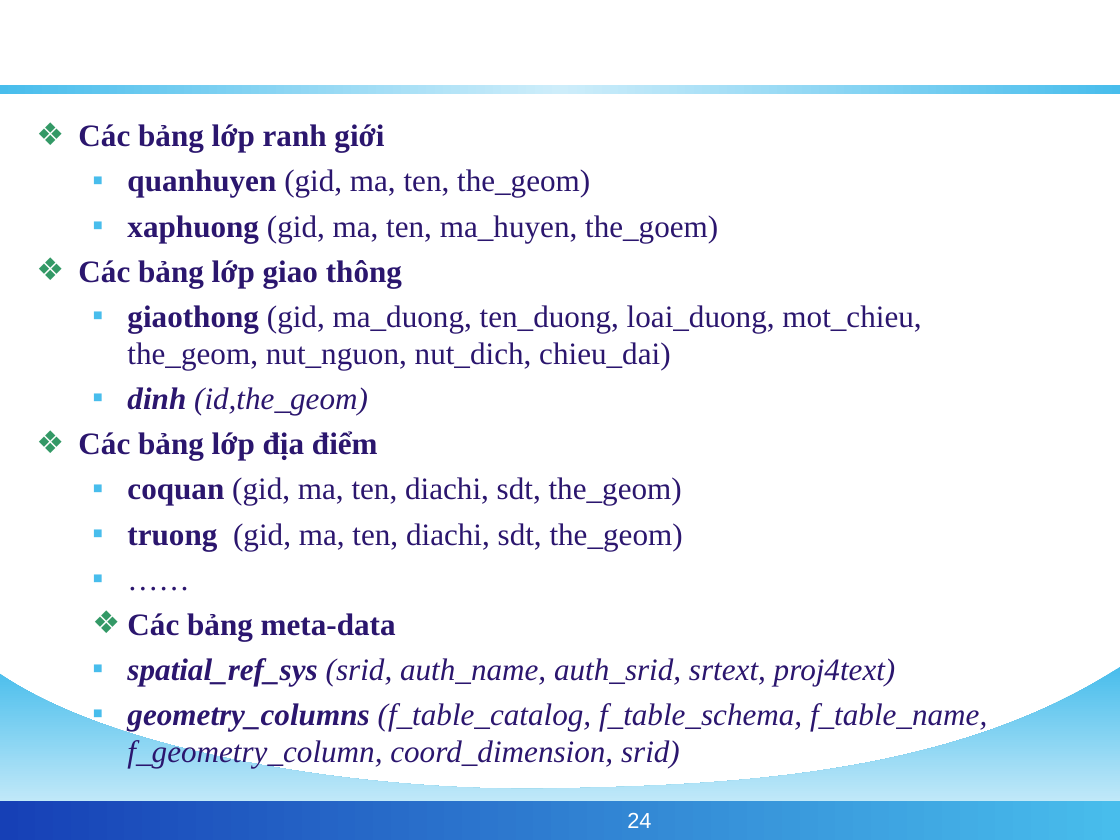
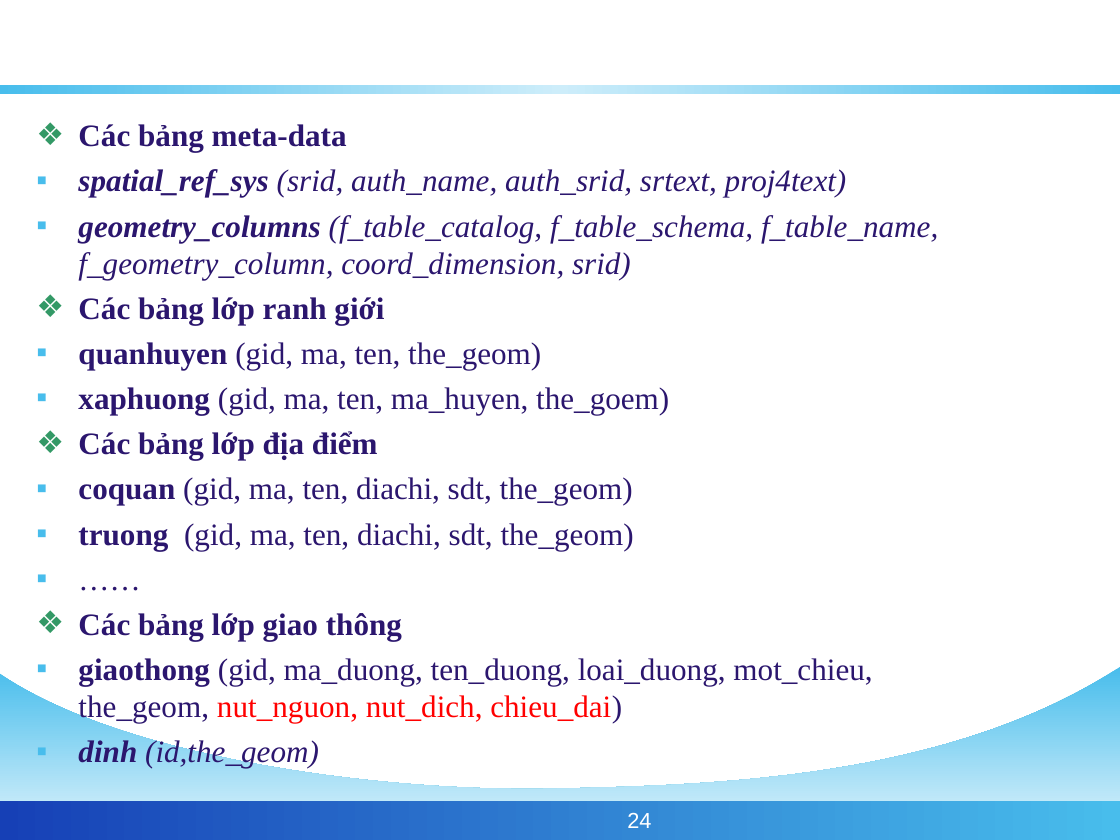
Before and after one commit to phamngsinh/cantho-webgis, a slide deck: slide 24 of Document/Bao Cao/BaoCaoLuanVan.ppt. Drawn at 1120x840 pixels with LibreOffice and Linux fonts; fonts in the diff are those of the drawing; background and template pictures are left out. Boxes give left, top, right and bottom in pixels: in the first picture for what was removed or moved away, otherwise in the second. Text is boxed around its words. In the diff, an @@ line names an element or a change of style, - is before the commit and + after.

```diff
--- a/Document/Bao Cao/BaoCaoLuanVan.ppt
+++ b/Document/Bao Cao/BaoCaoLuanVan.ppt
@@ text at [78, 124, 938, 280]: paragraphs added @@
+  ❖ Các bảng meta-data
+  ▪ spatial_ref_sys (srid, auth_name, auth_srid, srtext, proj4text)
+  ▪ geometry_columns (f_table_catalog, f_table_schema, f_table_name, f_geometry_column, coord_dimension, srid)
@@ text at [78, 260, 921, 415]: paragraphs removed @@
-❖ Các bảng lớp giao thông
-  ▪ giaothong (gid, ma_duong, ten_duong, loai_duong, mot_chieu, the_geom, nut_nguon, nut_dich, chieu_dai)
-  ▪ dinh (id,the_geom)
@@ text at [78, 342, 669, 550]: indent changed @@
@@ text at [78, 613, 872, 768]: text changed; italic off @@
-  ❖ Các bảng meta-data
-  ▪ spatial_ref_sys (srid, auth_name, auth_srid, srtext, proj4text)
-  ▪ geometry_columns (f_table_catalog, f_table_schema, f_table_name, f_geometry_column, coord_dimension, srid)
+❖ Các bảng lớp giao thông
+  ▪ giaothong (gid, ma_duong, ten_duong, loai_duong, mot_chieu, the_geom, nut_nguon, nut_dich, chieu_dai)
+  ▪ dinh (id,the_geom)
```
Also in this commit, not shown: 2 other slides changed.
